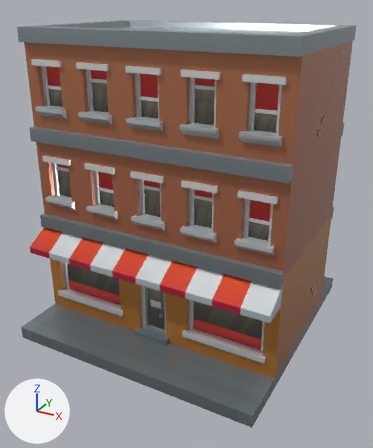
Two versions of the glTF model model_3d/Building1/Building.glb, one commit apart.
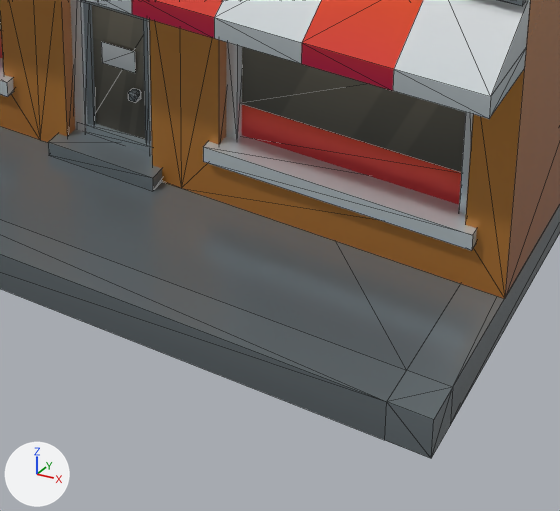
There are two pictures of each version: one whole from a 50 mm lens placed at (1.85, -3.41, 2.54), pointed at (0.04, -0.12, 0.89), one close up on the part from 32% to 78% of the width and 64% to 99% of the height. Lighting does not change. The marker at lower left points along +X, +Y and +Z. The close-ups show mesh edges as thin lines. Where no turn or scale is listed for an object, it has been applied to the vertices. Vertices at the same position are counted once.

Objects in the first close-up: 'building_E'.
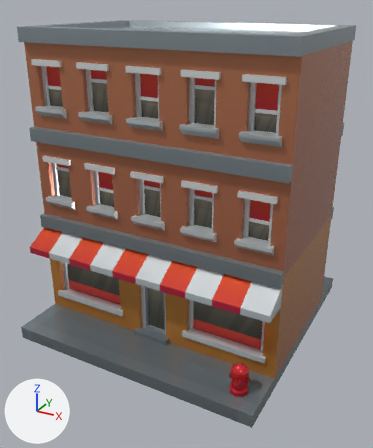
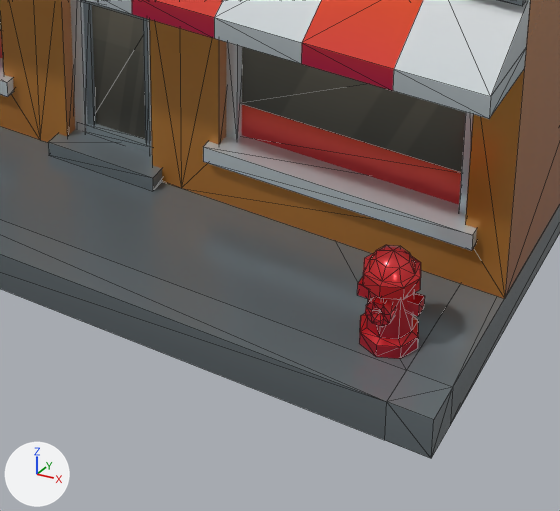
Boxes (x1, y1, x2, y2) around the edits, measured in the close-ups (560 x 511 px):
part 1 of me_building_e, added (red): after (357, 277, 425, 316)
part 2 of me_building_e, added (red): after (359, 245, 421, 359)
part 3 of me_building_e, added (red): after (365, 296, 396, 327)
part 4 of me_building_e, deleted: before (101, 42, 141, 103)

Edits to the bpy script that builds the scene:
```text
Change me_building_e:
    used by ob_building_e; location = (0.0, 0.0, 0.0)
    remove me_building_e.from_pydata(...)  # 887 vertices, 998 faces; spans x -1.0..1.0, y -1.0..1.0, z 0.0..2.35
    add me_building_e.from_pydata(...)  # 917 vertices, 1106 faces; spans x -1.0..1.0, y -1.0..1.0, z 0.0..2.35
    me_building_e part 1: a new loose piece, a box spanning x 0.762..0.898, y -0.845..-0.815, z 0.195..0.225, in mat_citybits_texture (picture img_citybits_texture_png)
    me_building_e part 2: a new loose piece of 65 vertices spanning x 0.76..0.9, y -0.9..-0.76, z 0.1..0.32, in mat_citybits_texture (picture img_citybits_texture_png)
    me_building_e part 3: a new loose piece of 25 vertices spanning x 0.8..0.86, y -0.9..-0.84, z 0.18..0.24, in mat_citybits_texture (picture img_citybits_texture_png)
    me_building_e part 4: 12 loose pieces with 68 vertices, spanning x -1.0..1.0, y -0.57..0.61, z 0.27..1.81, are deleted
```
